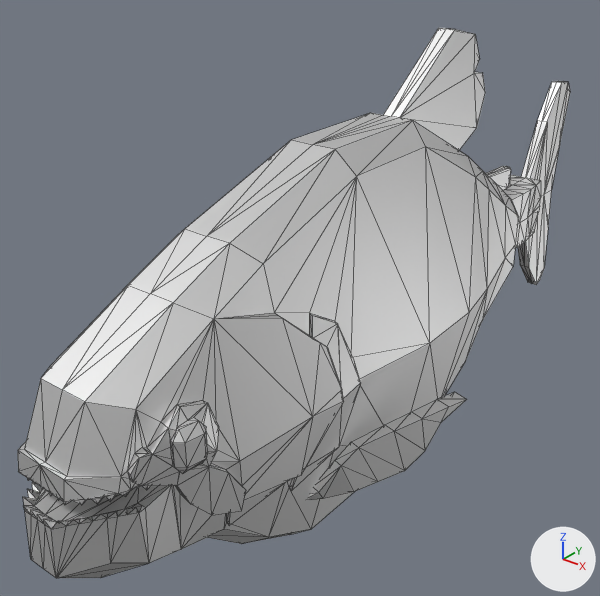
Renders of the glTF model runtime/creatures/piranha.glb from each side of a commit.
Rendered twice from a 50 mm lens placed at (4.41, -5.47, 3.8), pointed at (-0.65, 0.85, -0.12). The lights are fixed; the arrows at lower right show +X, +Y and +Z. The older version comes first. Mesh edges are drawn as thin lines.

Names of what the first picture shows: 'Fish'.
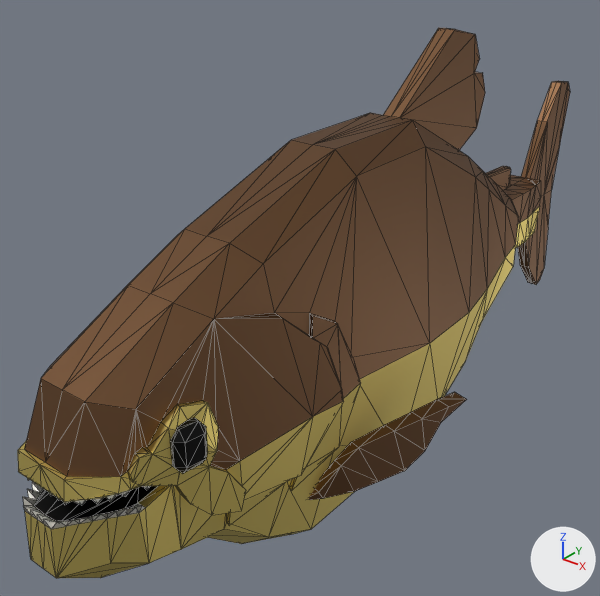
Boxes (x1, y1, x2, y2) around the edits, measured in the pictures (600 x 596 px):
```json
{"object": "Fish", "change": "recoloured", "before": [18, 28, 570, 578], "after": [18, 28, 570, 578], "on screen": "white to brown"}
```

Edits to the scene script, one JSON object a line:
```json
{"op": "set", "path": "mat_brown.base_color", "old": "(0.8, 0.8, 0.8)", "new": "(0.195, 0.102, 0.0513)", "note": "white #e7e7e7 -> brown #7a5a40"}
{"op": "set", "path": "mat_lightyellow.base_color", "old": "(0.8, 0.8, 0.8)", "new": "(0.784, 0.638, 0.195)", "note": "white #e7e7e7 -> yellow #e5d17a"}
{"op": "set", "path": "mat_black.base_color", "old": "(0.8, 0.8, 0.8)", "new": "(0.016, 0.016, 0.016)", "note": "white #e7e7e7 -> black #222222"}
```
